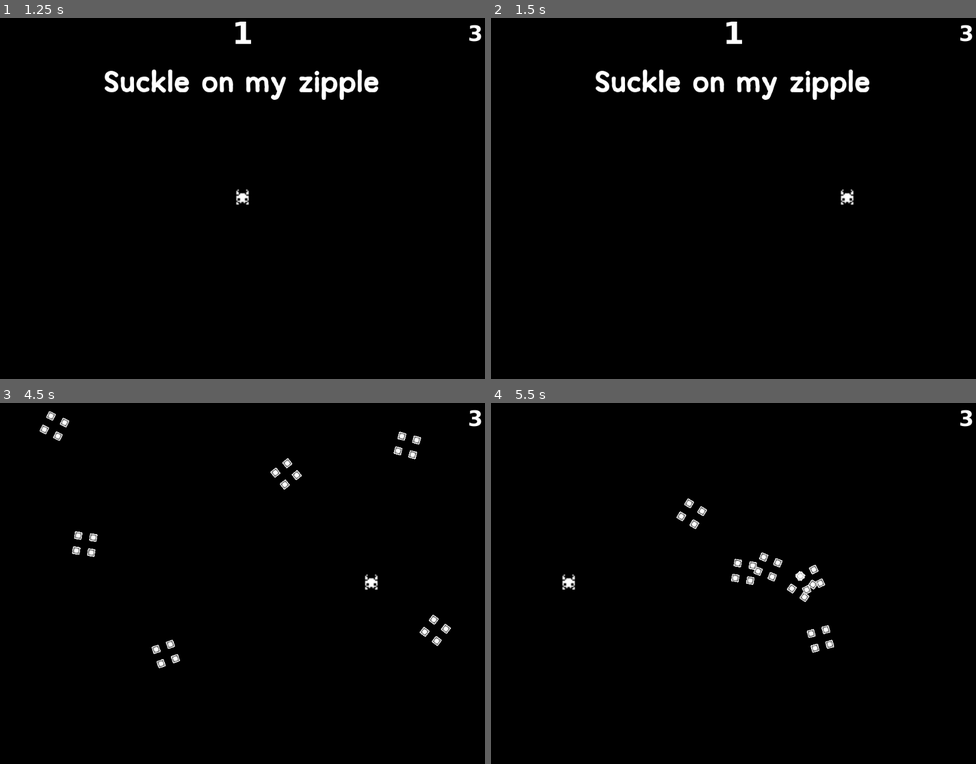
Above: before the commit, frames 1-4 (two rows, left to right).
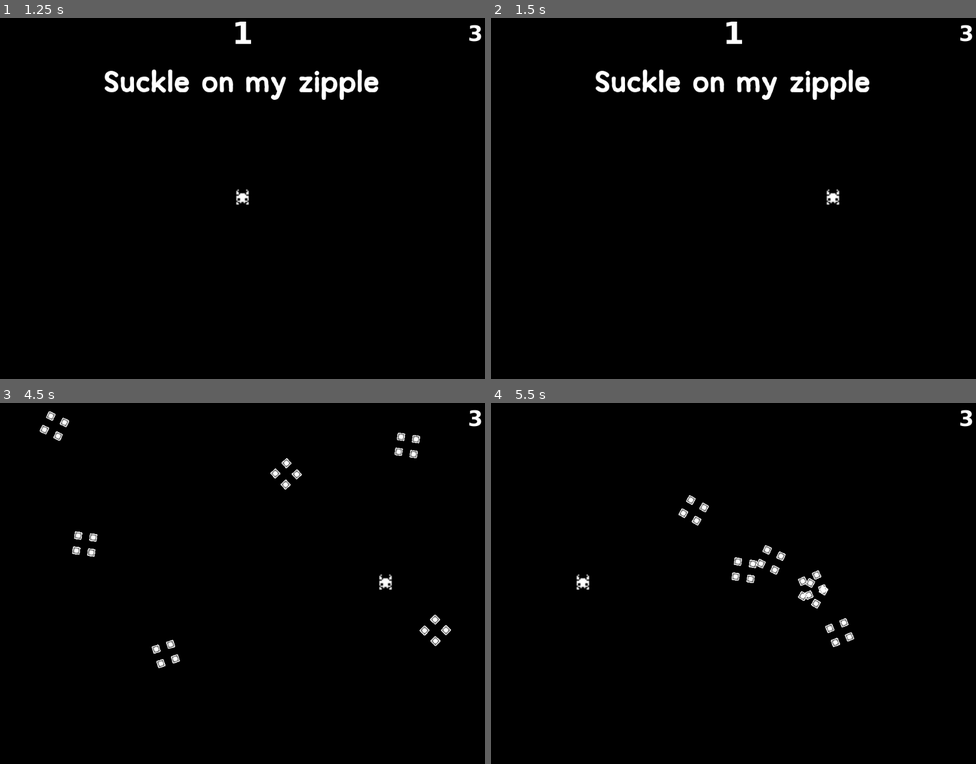
Above: after the commit, the same moments.

Repository: foobarmeow/bullet-godot
Game: Godot game, scene res://scenes/main/main.tscn
Same seed, same stepped clock (60 frames per second), same inputs: the game is played once before the commit and once after it.
Inputs (mouse positions are in pixels of both pictures, inside the frame that each line leads up to):
- Up to frame 1 (1.25 s): click "START" at 0.5 s
- Up to frame 2 (1.5 s): tap Enter at 1.25 s; move the mouse to (840, 180) at 1.27 s; hold D (move_right) from 1.28 s (still down); tap J at 1.35 s; click (840, 180) at 1.42 s
- Up to frame 3 (4.5 s): release D (move_right) at 2 s; tap Space at 2, 3.5 s; drag from (145, 601) to (218, 655) at 2.02 s; tap Enter at 2.75, 4.25 s; move the mouse to (291, 500) at 2.77 s; hold D (move_right) 2.78-3.5 s; hold Enter 2.78-3.5 s; drag from (218, 655) to (407, 446) at 3.52 s; move the mouse to (388, 637) at 4.27 s; hold A (move_left) from 4.28 s (still down); hold Ctrl from 4.28 s (still down)
- Up to frame 4 (5.5 s): release A (move_left) at 5 s; release Ctrl at 5 s; drag from (588, 525) to (796, 547) at 5.02 s

Frame 1 is identical in both runs. In frame 2, 0.2% of the frame differs, in the area x 69-75%, y 47-52%; in frame 3, 0.7%; in frame 4, 1.4%, in the area x 14-75%, y 25-70%.

Commit message:
player acceleration?

Diff:
--- a/Node2D.gd
+++ b/Node2D.gd
@@ -14,7 +14,6 @@
 	$FireTimer.timeout.connect(fire)
 
 func fire():
-	print("here", bullet, type)
 	if bullet == null:
 		return
 
@@ -36,7 +35,8 @@
 
 func add_bullet(v):
 	var b = bullet.instantiate()
+	b.position = global_position
 	get_tree().root.add_child(b)
-	b.position = global_position
+
 	#add_child(b)
 	b.fire(v)
--- a/scenes/levels/level_exp_1.tscn
+++ b/scenes/levels/level_exp_1.tscn
@@ -25,6 +25,8 @@
 
 [node name="Player" parent="." instance=ExtResource("4_emqb3")]
 position = Vector2(171, 657)
+speed = 500
+acceleration = 0.15
 exp = true
 
 [node name="Path2D" type="Path2D" parent="."]
@@ -33,4 +35,5 @@
 [node name="Mover" parent="Path2D" instance=ExtResource("4_ep581")]
 position = Vector2(176, 56)
 rotation = 0.225038
+rotates = false
 speed = 0.05
--- a/scenes/mobs/mover/mover.gd
+++ b/scenes/mobs/mover/mover.gd
@@ -40,7 +40,6 @@
 			translate(v.rotated(rotation) * delta)
 		PROGRAM_PATH:
 			var i = speed * delta
-			print(i, delta)
 			progress_ratio += i
 
 func get_random_position(offset: int = 0):
--- a/scenes/player/Player.gd
+++ b/scenes/player/Player.gd
@@ -1,6 +1,7 @@
 extends Area2D
 
 @export var speed = 1200
+@export var acceleration: float = 0.25
 @export var initial_lives = 1
 @export var exp: bool = false
 
@@ -8,6 +9,7 @@
 var initial_modulate: Color
 var alive: bool = true
 var lives: int = initial_lives
+var local_speed: int = 0
 
 signal hit
 
@@ -30,8 +32,14 @@
 	if Input.is_action_pressed("move_left"):
 		velocity.x = -1
 
+
+
 	if velocity.length() != 0:
-		velocity = velocity.normalized() * speed
+		if local_speed < speed:
+			local_speed += speed * acceleration
+		velocity = velocity.normalized() * local_speed
+	else:
+		local_speed = 0
 
 	position += velocity * delta
 	position = position.clamp(Vector2.ZERO, screen_size)
